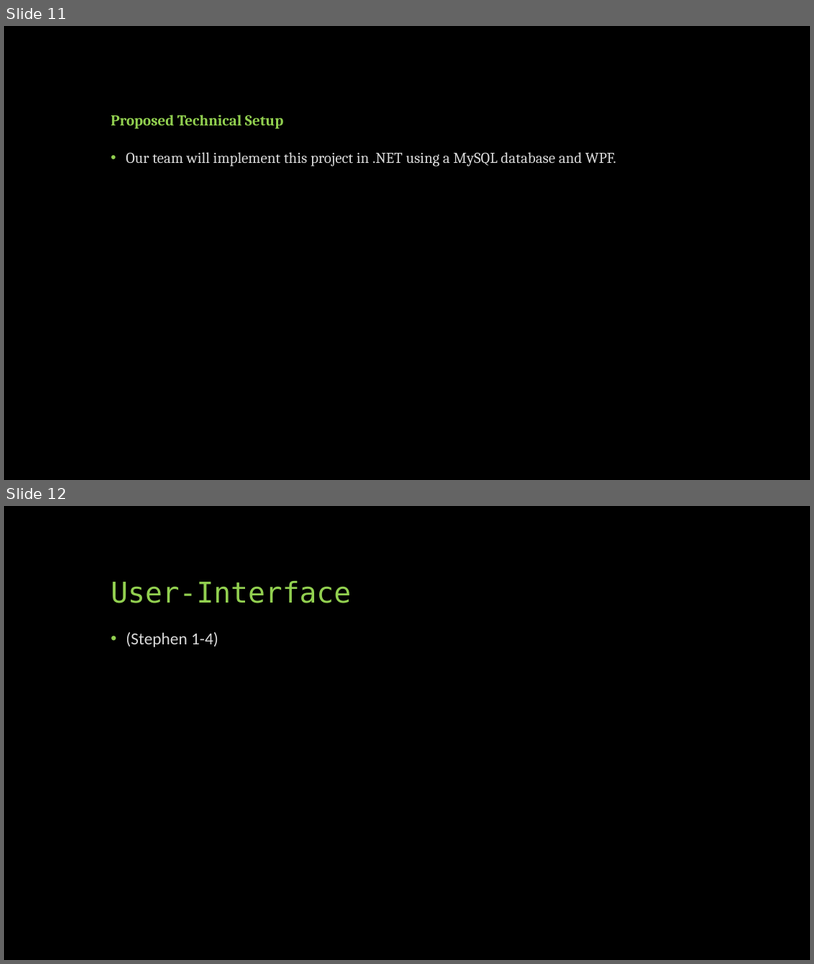
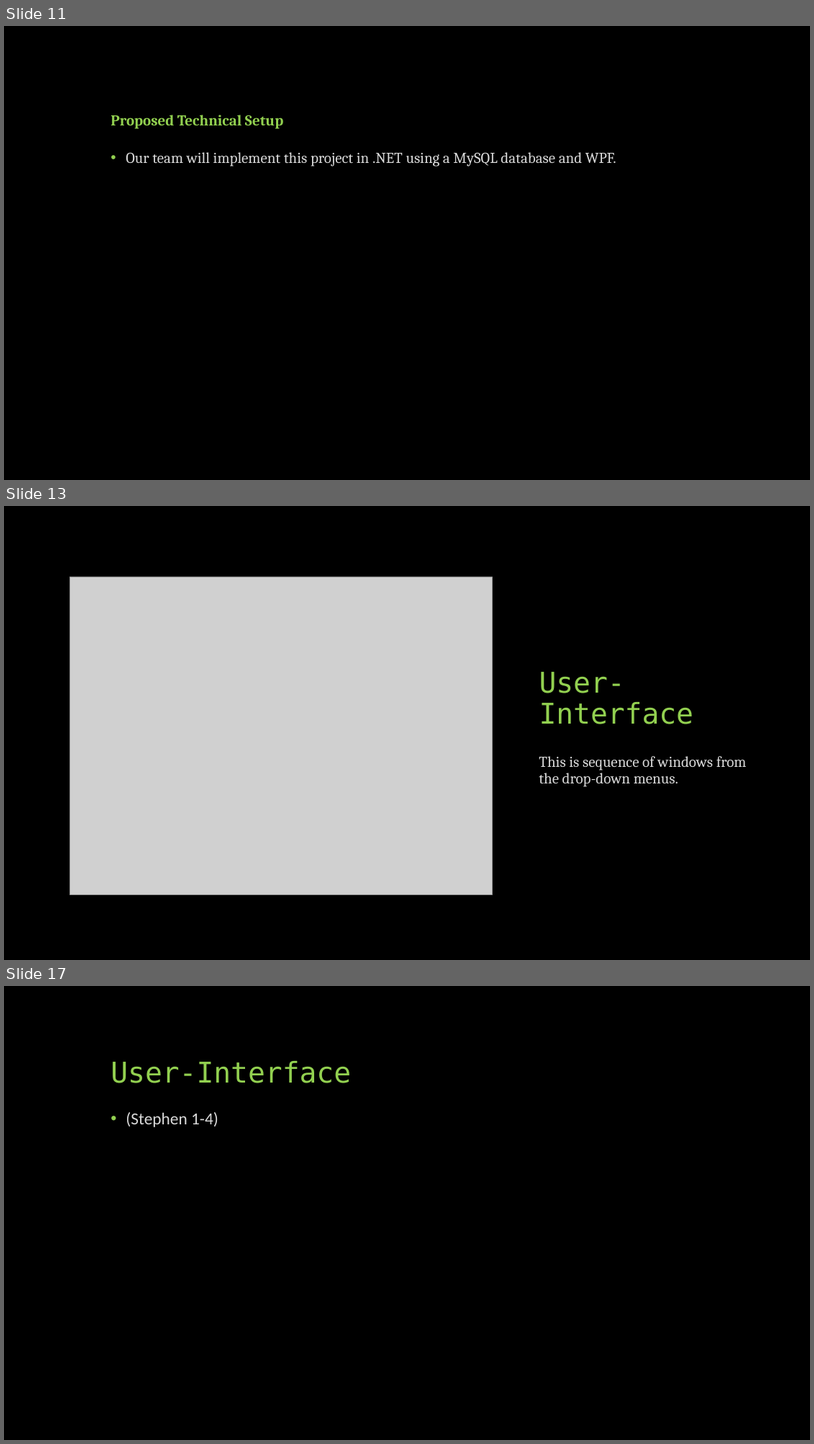
Before and after one commit to CS341-Group-2/sprint-1-presentation, a slide deck: Group 2 Introductory Presentation.pptx. Shown one above the other, each under a label of ours: slides 11 and 12 before the commit, slides 11, 13 and 17 after it; the slides between them are not shown. The pictures are 814x964 and 814x1444 pixels, drawn with LibreOffice and Linux fonts; fonts in the diff are those of the drawing; grey boxes stand for pictures. Boxes give left, top, right and bottom in pixels: in the first picture for what was removed or moved away, otherwise in the second. Text is boxed around its words. In the diff, an @@ line names an element or a change of style, - is before the commit and + after.

Commit message:
Added user-interface stuff
Did about half of the user interface windows.

```diff
--- a/Group 2 Introductory Presentation.pptx
+++ b/Group 2 Introductory Presentation.pptx
@@ slide 13 added at (4, 506, 810, 960), background #000000 @@
@@ picture added at (70, 577, 493, 894) @@
@@ title added at (540, 672, 694, 724), 34 pt, text #92D050 @@
+User-Interface
@@ text added at (539, 756, 747, 787), 18 pt, text #D9D9D9 @@
+This is sequence of windows from the drop-down menus.
@@ what was slide 12 is now slide 17 @@
```
Also in this commit, not shown: 4 other slides added.
